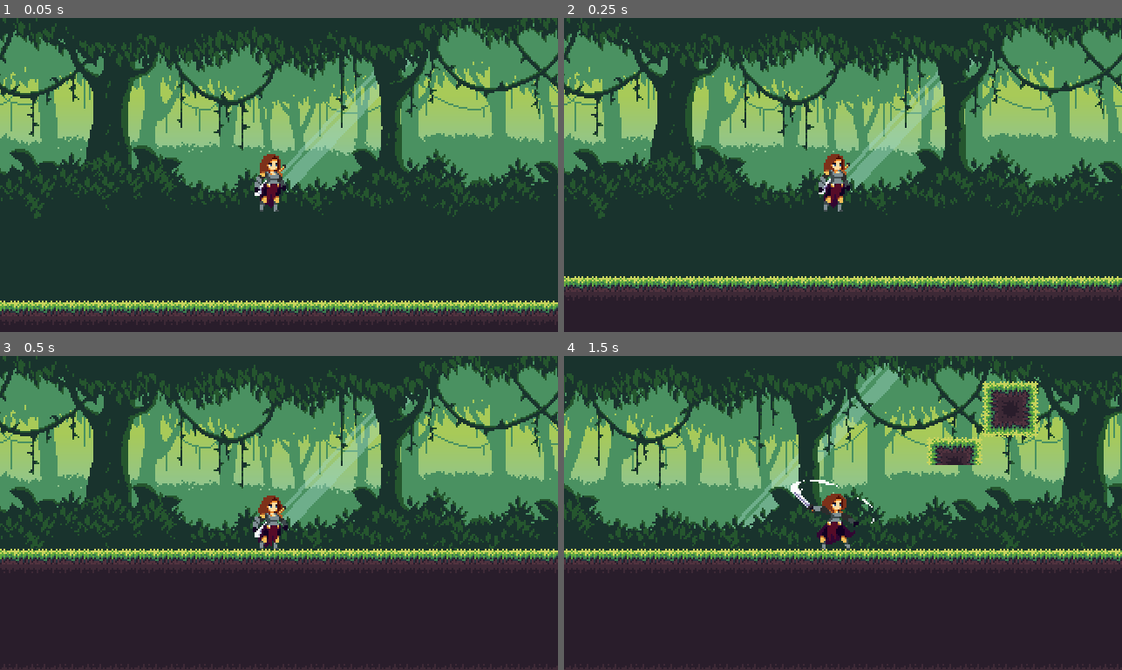
Above: before the commit, frames 1-4 (two rows, left to right).
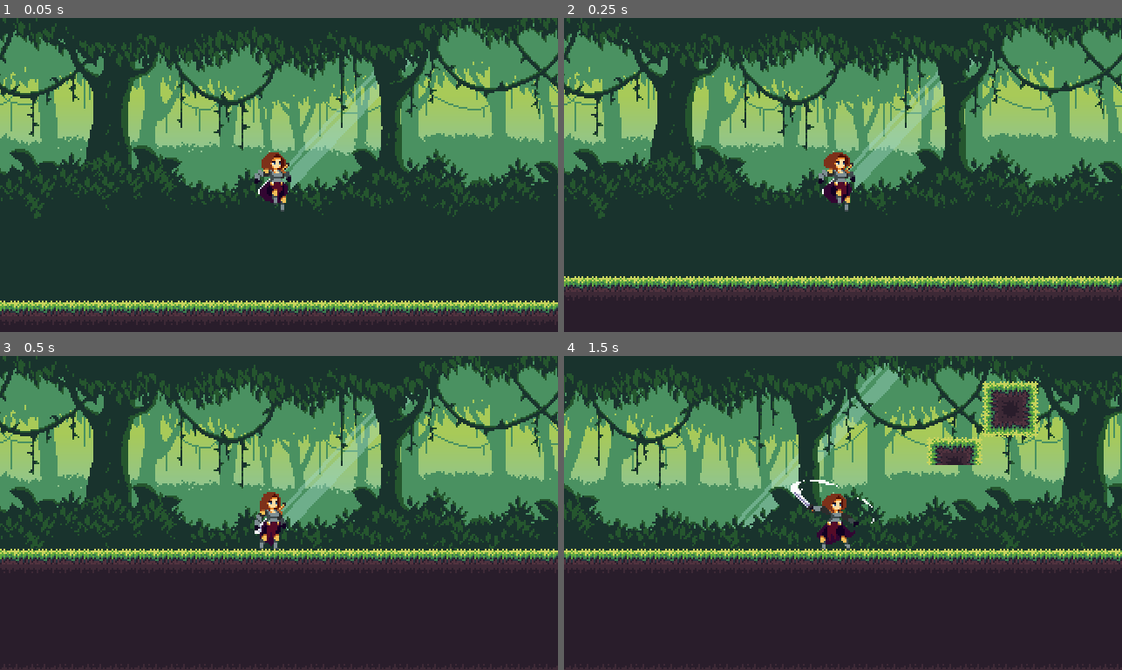
Above: after the commit, the same moments.

Repository: joacodru/MountainBase
Game: Godot game, scene res://scenes/world.tscn
Same seed, same stepped clock (60 frames per second), same inputs: the game is played once before the commit and once after it.
Inputs:
- Up to frame 1 (0.05 s): no input
- Up to frame 2 (0.25 s): no input
- Up to frame 3 (0.5 s): no input
- Up to frame 4 (1.5 s): hold Right (ui_right) from 0.53 s (still down); tap Z (key_Z) at 0.6, 1.35 s; tap Up (ui_up) at 0.77 s

The runs differ from the first frame. In frame 1, 0.7% of the frame differs, in the area x 45-53%, y 42-62%; in frame 2, 0.7%; in frame 3, 0.5%; in frame 4, nothing differs.

Commit message:
Added Run to Fall transition to animation tree

Diff:
--- a/scenes/player.tscn
+++ b/scenes/player.tscn
@@ -373,6 +373,14 @@
 advance_mode = 2
 advance_condition = &"is_on_floor"
 
+[sub_resource type="AnimationNodeStateMachineTransition" id="AnimationNodeStateMachineTransition_kb0lp"]
+advance_mode = 2
+advance_condition = &"is_fall"
+
+[sub_resource type="AnimationNodeStateMachineTransition" id="AnimationNodeStateMachineTransition_7d5cb"]
+advance_mode = 2
+advance_condition = &"is_fall"
+
 [sub_resource type="AnimationNodeStateMachine" id="AnimationNodeStateMachine_me3u5"]
 states/attack/node = SubResource("AnimationNodeAnimation_vsty4")
 states/attack/position = Vector2(438, 19)
@@ -384,7 +392,7 @@
 states/jump/position = Vector2(386, 219)
 states/run/node = SubResource("AnimationNodeAnimation_b6txn")
 states/run/position = Vector2(548, 100)
-transitions = ["Start", "idle", SubResource("AnimationNodeSt …(804 unchanged characters)… mationNodeStateMachineTransition_0ywtg")]
+transitions = ["Start", "idle", SubResource("AnimationNodeSt …(804 unchanged characters)… mationNodeStateMachineTransition_0ywtg"), "run", "fall", SubResource("AnimationNodeStateMachineTransition_kb0lp"), "idle", "fall", SubResource("AnimationNodeStateMachineTransition_7d5cb")]
 graph_offset = Vector2(0, 3.12295)
 
 [node name="Player" type="CharacterBody2D"]
@@ -393,9 +401,9 @@
 
 [node name="AnimatedSprite2D" type="AnimatedSprite2D" parent="."]
 sprite_frames = SubResource("SpriteFrames_6tpy6")
-animation = &"idle"
+animation = &"fall"
 autoplay = "idle"
-frame = 2
+frame = 1
 
 [node name="CollisionShape2D" type="CollisionShape2D" parent="."]
 position = Vector2(-5, 4)
@@ -412,9 +420,9 @@
 [node name="AnimationTree" type="AnimationTree" parent="."]
 tree_root = SubResource("AnimationNodeStateMachine_me3u5")
 anim_player = NodePath("../AnimationPlayer")
-parameters/current_length = 0.857143
-parameters/current_position = 0.327718
-parameters/current_delta = 0.00722267
+parameters/current_length = 0.5
+parameters/current_position = 0.285062
+parameters/current_delta = 0.012388
 parameters/conditions/idle = false
 parameters/conditions/is_attack = false
 parameters/conditions/is_fall = false
@@ -424,21 +432,21 @@
 parameters/End/current_length = null
 parameters/End/current_position = null
 parameters/End/current_delta = null
-parameters/Start/current_length = null
-parameters/Start/current_position = null
-parameters/Start/current_delta = null
+parameters/Start/current_length = 0.0
+parameters/Start/current_position = 0.0
+parameters/Start/current_delta = 0.0
 parameters/attack/current_length = 0.923077
 parameters/attack/current_position = 0.923077
 parameters/attack/current_delta = 0.0152124
 parameters/fall/current_length = 0.5
-parameters/fall/current_position = 0.0
-parameters/fall/current_delta = 0.0
+parameters/fall/current_position = 0.285062
+parameters/fall/current_delta = 0.012388
 parameters/idle/current_length = 0.857143
-parameters/idle/current_position = 0.327718
-parameters/idle/current_delta = 0.00722267
+parameters/idle/current_position = 0.0423288
+parameters/idle/current_delta = 0.00833333
 parameters/jump/current_length = 0.5
 parameters/jump/current_position = 0.0
 parameters/jump/current_delta = 0.0
 parameters/run/current_length = 0.727273
-parameters/run/current_position = 0.0
-parameters/run/current_delta = 0.0
+parameters/run/current_position = 0.58605
+parameters/run/current_delta = 0.0185517
--- a/scripts/character_body_2d.gd
+++ b/scripts/character_body_2d.gd
@@ -55,7 +55,7 @@
 			AnimTree["parameters/conditions/is_attack"] = false
 			AnimTree["parameters/conditions/idle"] = true
 			AnimTree["parameters/conditions/is_moving"] = false
-	else :
+	else:
 		AnimTree["parameters/conditions/is_on_floor"] = false
 		if velocity.y < 0:
 			AnimTree["parameters/conditions/is_jump"] = true
Not shown: 1 places in scenes/player.tscn that only renumber resources
